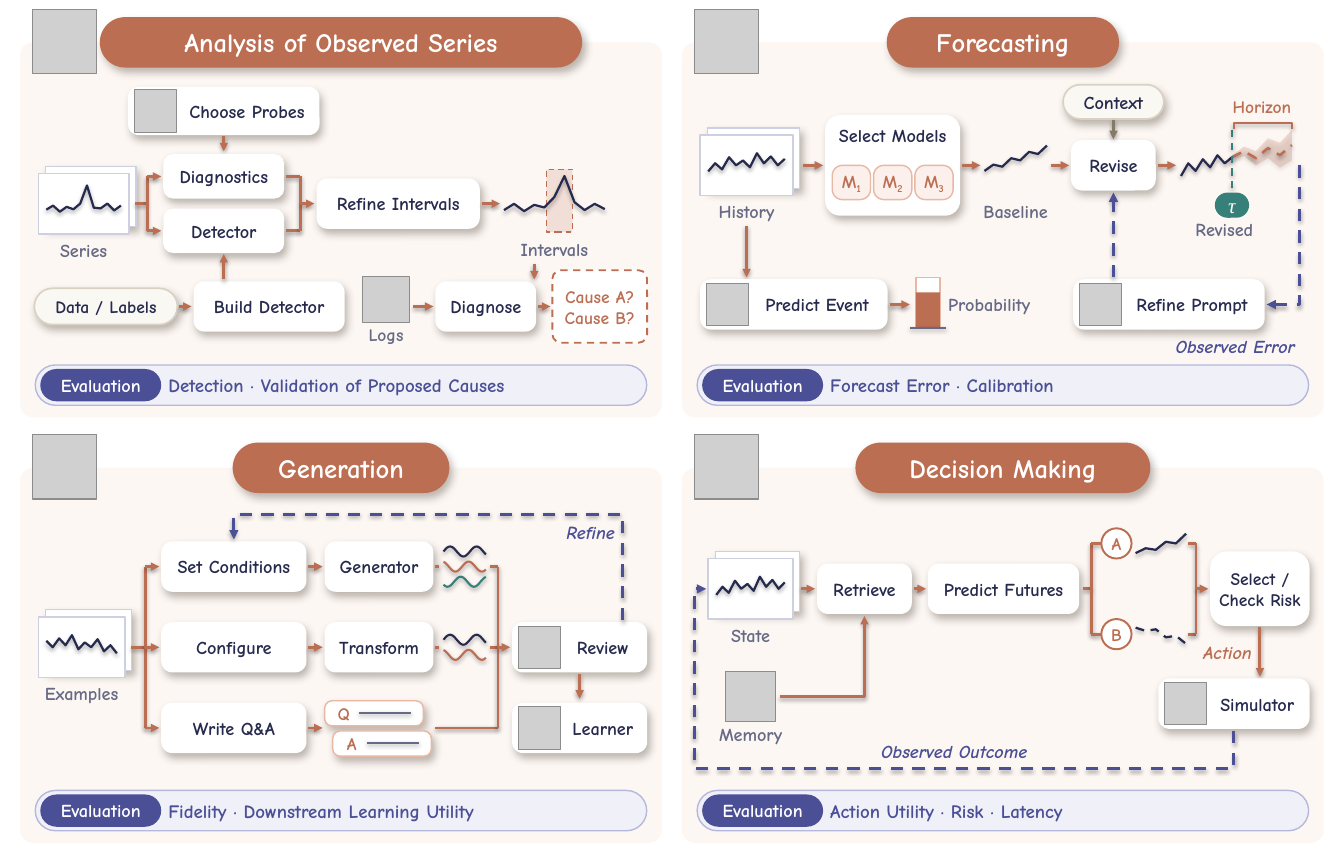
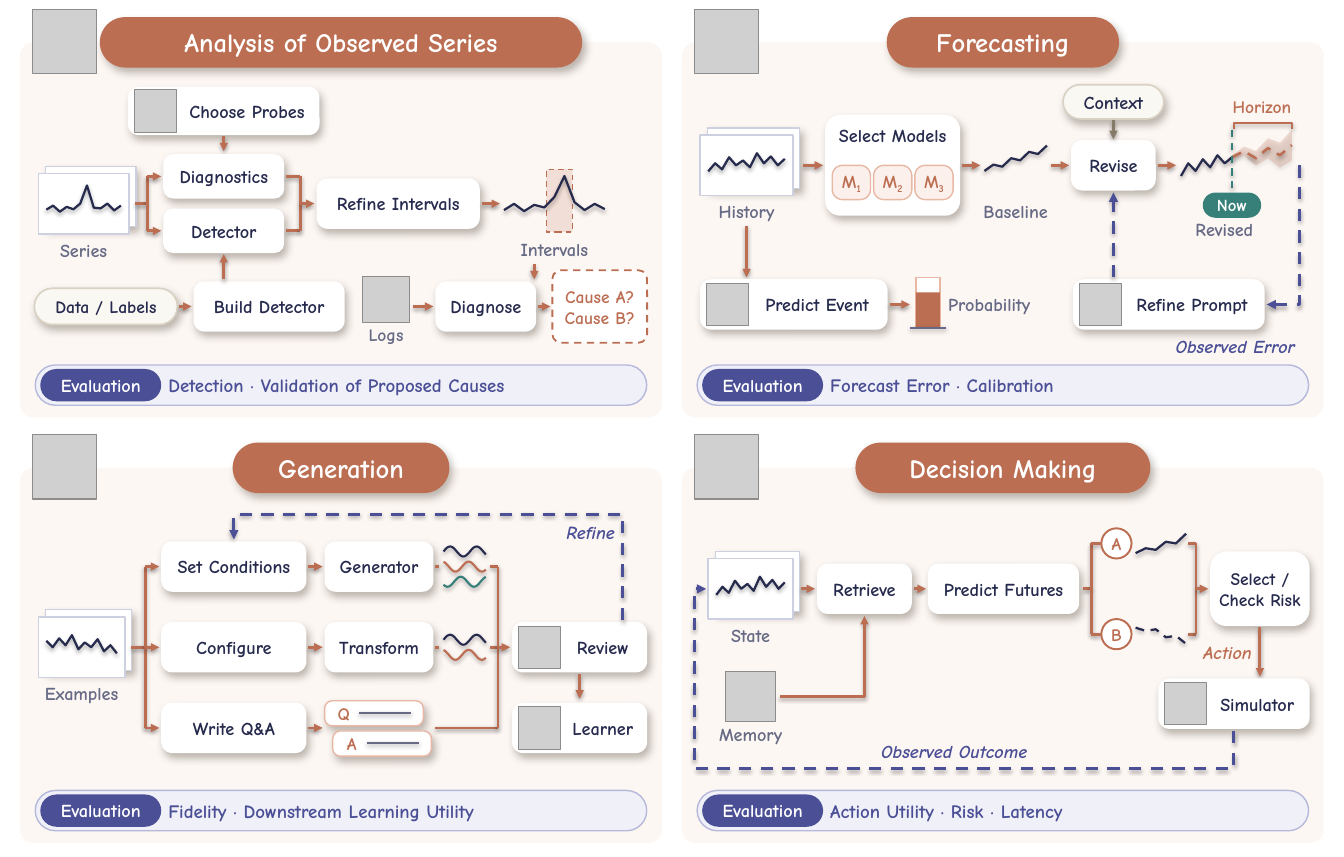
Before and after one commit to Minions-Land/Time-Series-Agents-Survey, a slide deck: slide 1 of artifacts/unified_v7_20261106/fig08/Figure08_V7.pptx. Drawn at 1344x857 pixels with LibreOffice and Linux fonts; fonts in the diff are those of the drawing; grey boxes stand for pictures. Boxes give left, top, right and bottom in pixels: in the first picture for what was removed or moved away, otherwise in the second. Text is boxed around its words. In the diff, an @@ line names an element or a change of style, - is before the commit and + after.

```diff
--- a/artifacts/unified_v7_20261106/fig08/Figure08_V7.pptx
+++ b/artifacts/unified_v7_20261106/fig08/Figure08_V7.pptx
@@ rounded rectangle "Now": place and size @@
-rounded rectangle "Now" at box(1215, 193, 1249, 218)
+rounded rectangle "Now" at box(1203, 193, 1261, 218)
@@ text in rounded rectangle at box(1217, 199, 1247, 211): text changed; size 15 to 12 pt; font Times New Roman to Comic Neue; bold on; italic off @@
-τ
+Now
```
Also in this commit, not shown: 20 other files.
